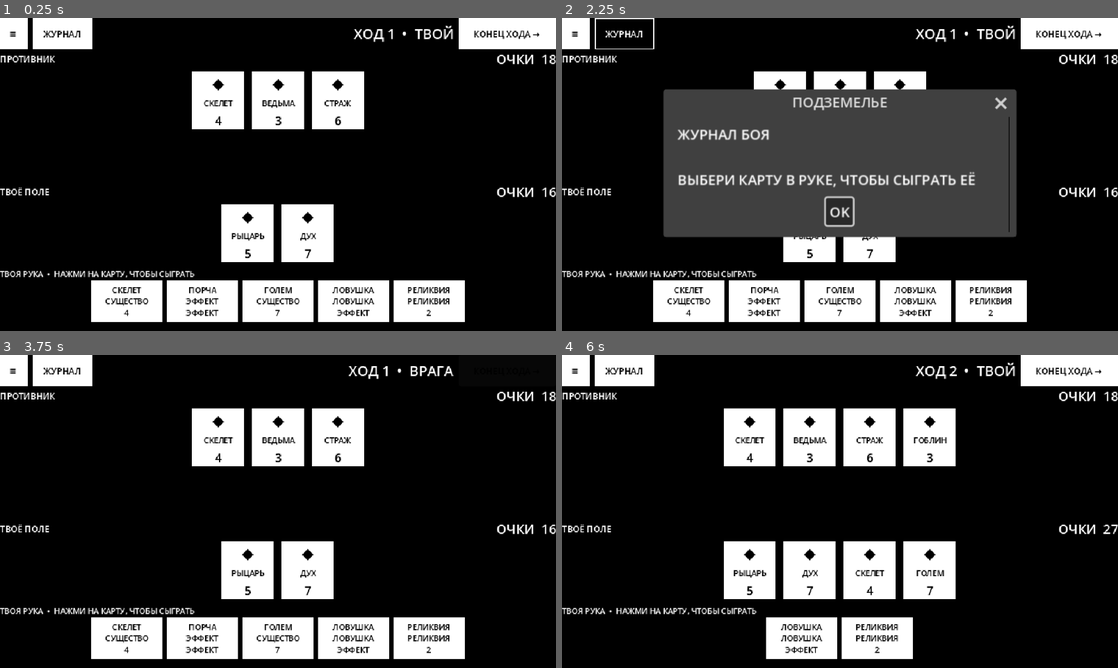
Above: before the commit, frames 1-4 (two rows, left to right).
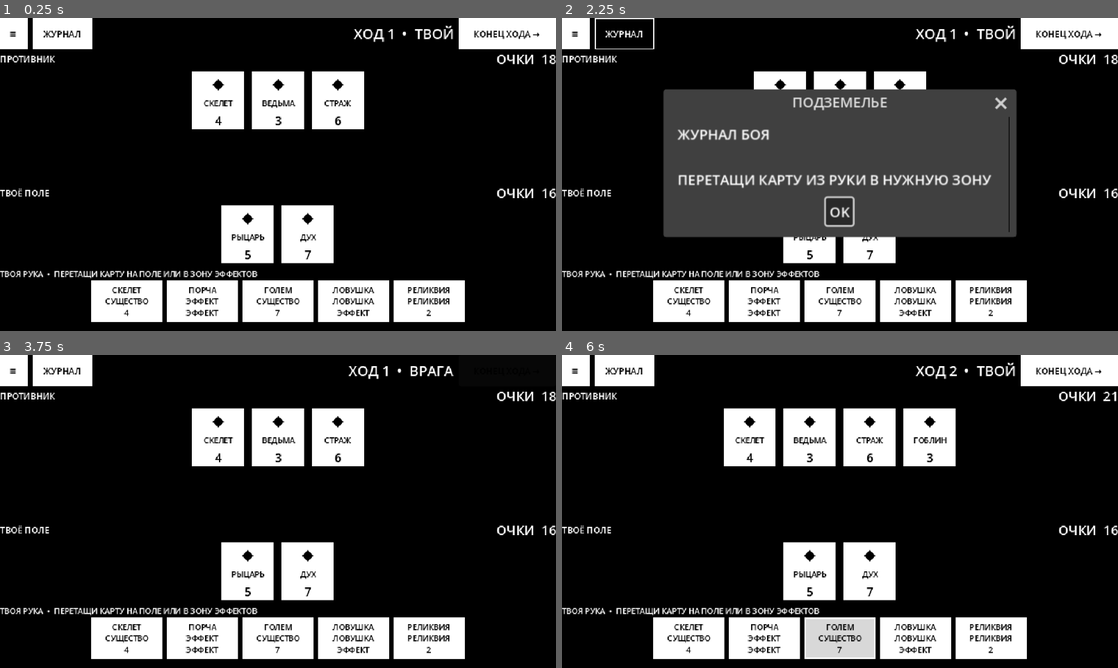
Above: after the commit, the same moments.

Repository: Blyaprint/new-1-bit-kuznya
Game: Godot game, scene res://scenes/battlefield.tscn
Same seed, same stepped clock (60 frames per second), same inputs: the game is played once before the commit and once after it.
Inputs:
- Up to frame 1 (0.25 s): no input
- Up to frame 2 (2.25 s): click "≡" at 0.5 s; click "OK" at 1.25 s; click "ЖУРНАЛ" at 2 s
- Up to frame 3 (3.75 s): click "OK" at 2.75 s; click "КОНЕЦ ХОДА →" at 3.5 s
- Up to frame 4 (6 s): click "СКЕЛЕТ СУЩЕСТВО 4" at 4.25 s; click "ПОРЧА ЭФФЕКТ ЭФФЕКТ" at 5 s; click "ГОЛЕМ СУЩЕСТВО 7" at 5.75 s

The runs differ from the first frame. In frame 1, 1.3% of the frame differs, in the area x 0-100%, y 54-84%; in frame 2, 2.4%; in frame 3, 1.3%; in frame 4, 12%, in the area x 0-100%, y 11-98%.

Commit message:
Wire drag and drop into battlefield zones

Diff:
--- a/scripts/battlefield.gd
+++ b/scripts/battlefield.gd
@@ -74,7 +74,7 @@
 ]
 var active_effects: Array[String] = ["ТУМАН"]
 var trap_armed := false
-var status_text := "ВЫБЕРИ КАРТУ В РУКЕ, ЧТОБЫ СЫГРАТЬ ЕЁ"
+var status_text := "ПЕРЕТАЩИ КАРТУ ИЗ РУКИ В НУЖНУЮ ЗОНУ"
 
 var top_bar: HBoxContainer
 var battlefield: VBoxContainer
@@ -166,15 +166,20 @@
 	var effect_title := _label("ЭФФЕКТЫ ПОЛЯ", BLACK, 9)
 	effect_title.horizontal_alignment = HORIZONTAL_ALIGNMENT_CENTER
 	middle.add_child(effect_title)
-	effects_row = HBoxContainer.new()
+	effects_row = DropZone.new()
+	effects_row.controller = self
+	effects_row.zone_id = "effects"
 	effects_row.alignment = BoxContainer.ALIGNMENT_CENTER
 	effects_row.add_theme_constant_override("separation", 8)
+	effects_row.custom_minimum_size.y = 24
 	for effect in active_effects:
 		effects_row.add_child(_tag(effect))
 	if trap_armed:
 		effects_row.add_child(_tag("ЛОВУШКА ГОТОВА"))
 	if effects_row.get_child_count() == 0:
-		effects_row.add_child(_label("НЕТ АКТИВНЫХ ЭФФЕКТОВ", BLACK, 9))
+		var empty_effects := _label("ПЕРЕТАЩИ СЮДА КАРТУ ЭФФЕКТА", BLACK, 9)
+		empty_effects.mouse_filter = Control.MOUSE_FILTER_IGNORE
+		effects_row.add_child(empty_effects)
 	middle.add_child(effects_row)
 	message_label = _label(status_text, BLACK, 9)
 	message_label.horizontal_alignment = HORIZONTAL_ALIGNMENT_CENTER
@@ -198,21 +203,32 @@
 	header.add_child(score_label)
 	section.add_child(header)
 
-	var row := HBoxContainer.new()
+	var row: HBoxContainer
+	if opponent:
+		row = HBoxContainer.new()
+	else:
+		var player_drop_zone := DropZone.new()
+		player_drop_zone.controller = self
+		player_drop_zone.zone_id = "player_field"
+		row = player_drop_zone
 	row.alignment = BoxContainer.ALIGNMENT_CENTER
 	row.add_theme_constant_override("separation", 7)
 	for data in cards:
 		row.add_child(_field_card(data))
 	if cards.is_empty():
-		row.add_child(_label("ПОЛЕ ПУСТО", WHITE, 9))
+		var empty_field := _label("ПЕРЕТАЩИ СЮДА СУЩЕСТВО" if not opponent else "ПОЛЕ ПУСТО", WHITE, 9)
+		empty_field.mouse_filter = Control.MOUSE_FILTER_IGNORE
+		row.add_child(empty_field)
 	section.add_child(row)
 	return section
 
 func _field_card(data: Dictionary) -> Control:
 	var panel := PanelContainer.new()
+	panel.mouse_filter = Control.MOUSE_FILTER_IGNORE
 	panel.custom_minimum_size = Vector2(62, 65)
 	_style_panel(panel, WHITE, BLACK)
 	var box := VBoxContainer.new()
+	box.mouse_filter = Control.MOUSE_FILTER_IGNORE
 	box.alignment = BoxContainer.ALIGNMENT_CENTER
 	var glyph := _label("◆", BLACK, 18)
 	glyph.horizontal_alignment = HORIZONTAL_ALIGNMENT_CENTER
@@ -229,21 +245,87 @@
 func _refresh_hand() -> void:
 	for child in hand_panel.get_children():
 		child.queue_free()
-	var header := _label("ТВОЯ РУКА  •  НАЖМИ НА КАРТУ, ЧТОБЫ СЫГРАТЬ", WHITE, 9)
+	var header := _label("ТВОЯ РУКА  •  ПЕРЕТАЩИ КАРТУ НА ПОЛЕ ИЛИ В ЗОНУ ЭФФЕКТОВ", WHITE, 9)
 	hand_panel.add_child(header)
-	hand_row = HBoxContainer.new()
+	var hand_drop_zone := DropZone.new()
+	hand_drop_zone.controller = self
+	hand_drop_zone.zone_id = "hand"
+	hand_row = hand_drop_zone
 	hand_row.alignment = BoxContainer.ALIGNMENT_CENTER
 	hand_row.add_theme_constant_override("separation", 5)
 	for i in range(hand_cards.size()):
 		var data: Dictionary = hand_cards[i]
-		var card := _button("%s\n%s\n%s" % [data.name, data.kind, str(data.power) if data.power > 0 else "ЭФФЕКТ"], 82)
-		card.custom_minimum_size.y = 48
+		var card := DragCard.new()
+		card.controller = self
+		card.card_index = i
+		card.card_data = data
+		card.drop_zone = hand_drop_zone
+		card.text = "%s\n%s\n%s" % [data.name, data.kind, str(data.power) if data.power > 0 else "ЭФФЕКТ"]
+		card.custom_minimum_size = Vector2(82, 48)
 		card.add_theme_font_size_override("font_size", 9)
-		card.pressed.connect(_play_card.bind(i))
+		card.tooltip_text = "Зажми и перетащи на нужную зону"
+		_style_drag_card(card)
 		hand_row.add_child(card)
 	if hand_cards.is_empty():
-		hand_row.add_child(_label("КАРТ В РУКЕ НЕТ", WHITE, 9))
+		var no_cards := _label("КАРТ В РУКЕ НЕТ", WHITE, 9)
+		no_cards.mouse_filter = Control.MOUSE_FILTER_IGNORE
+		hand_row.add_child(no_cards)
 	hand_panel.add_child(hand_row)
+
+func _style_drag_card(card: Button) -> void:
+	var normal := StyleBoxFlat.new()
+	normal.bg_color = WHITE
+	normal.border_color = WHITE
+	normal.set_border_width_all(1)
+	var hover := StyleBoxFlat.new()
+	hover.bg_color = Color("#D8D8D8")
+	hover.border_color = WHITE
+	hover.set_border_width_all(2)
+	card.add_theme_stylebox_override("normal", normal)
+	card.add_theme_stylebox_override("hover", hover)
+	card.add_theme_stylebox_override("pressed", hover)
+	card.add_theme_color_override("font_color", BLACK)
+	card.add_theme_color_override("font_hover_color", BLACK)
+	card.add_theme_color_override("font_pressed_color", BLACK)
+
+func _build_drag_payload(index: int) -> Dictionary:
+	return {"type": "hand_card", "index": index}
+
+func _can_accept_drop(zone_id: String, payload: Variant) -> bool:
+	if not player_turn or not (payload is Dictionary):
+		return false
+	if str(payload.get("type", "")) != "hand_card":
+		return false
+	var index := int(payload.get("index", -1))
+	if index < 0 or index >= hand_cards.size():
+		return false
+	if zone_id == "hand":
+		return true
+	var data: Dictionary = hand_cards[index]
+	var effect := str(data.get("effect", ""))
+	if zone_id == "player_field":
+		return effect == "creature" and player_cards.size() < 5
+	if zone_id == "effects":
+		return effect in ["curse", "trap", "relic"]
+	return false
+
+func _handle_drop(zone_id: String, payload: Variant, target_index: int = -1) -> void:
+	if not _can_accept_drop(zone_id, payload):
+		status_text = "ЭТУ КАРТУ НЕЛЬЗЯ СЮДА ПОЛОЖИТЬ"
+		_refresh()
+		return
+	var source_index := int(payload.get("index", -1))
+	if zone_id == "hand":
+		if target_index < 0:
+			target_index = hand_cards.size() - 1
+		var moved: Dictionary = hand_cards.pop_at(source_index)
+		if source_index < target_index:
+			target_index -= 1
+		hand_cards.insert(clampi(target_index, 0, hand_cards.size()), moved)
+		status_text = "ПОРЯДОК КАРТ В РУКЕ ИЗМЕНЁН"
+		_refresh()
+		return
+	_play_card(source_index)
 
 func _play_card(index: int) -> void:
 	if not player_turn or index < 0 or index >= hand_cards.size():
